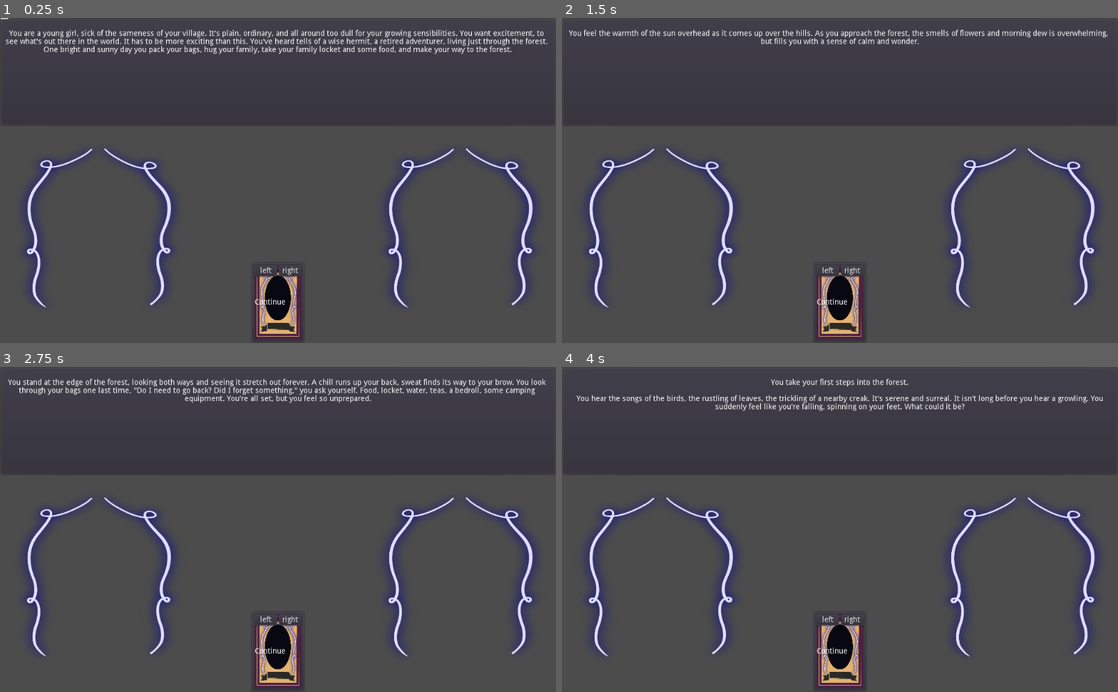
Above: before the commit, frames 1-4 (two rows, left to right).
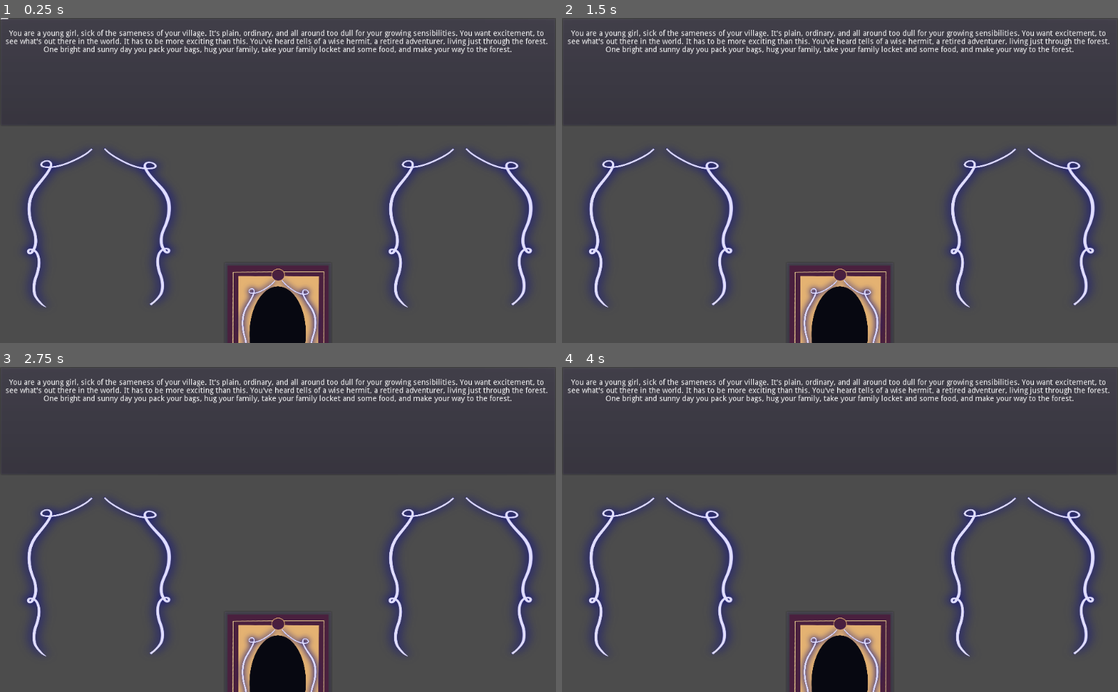
Above: after the commit, the same moments.

Repository: AngelOnFira/ggj-2022
Game: Godot game, scene res://Main.tscn
Two runs of this game, one before a commit and one after it. Both use one fixed random seed, a clock stepped at 60 frames per second and the inputs below.
Inputs (mouse positions are in pixels of both pictures, inside the frame that each line leads up to):
- Up to frame 1 (0.25 s): no input
- Up to frame 2 (1.5 s): click (828, 271) at 0.5 s, where only the run before the commit has a clickable "left"; click (851, 271) at 1.25 s, where only the run before the commit has a clickable "right"
- Up to frame 3 (2.75 s): click (266, 620) at 2 s, where only the run before the commit has a clickable "left"
- Up to frame 4 (4 s): click (851, 620) at 2.75 s, where only the run before the commit has a clickable "right"; click (828, 620) at 3.5 s, where only the run before the commit has a clickable "left"

The runs differ from the first frame. In frame 1, 3.9% of the frame differs, in the area x 40-60%, y 76-100%; in frame 2, 6.5%; in frame 3, 6.8%; in frame 4, 7.0%, in the area x 1-99%, y 3-100%.

Commit message:
Fixed card text

Diff:
--- a/Card.tscn
+++ b/Card.tscn
@@ -16,7 +16,7 @@
 anchor_bottom = 1.0
 margin_right = -924.0
 margin_bottom = -450.0
-rect_min_size = Vector2( 100, 150 )
+rect_min_size = Vector2( 200, 300 )
 script = ExtResource( 2 )
 __meta__ = {
 "_edit_use_anchors_": false
@@ -25,13 +25,13 @@
 [node name="Background" type="Control" parent="."]
 margin_left = 7.0
 margin_top = 7.0
-margin_right = 93.0
-margin_bottom = 143.0
+margin_right = 193.0
+margin_bottom = 293.0
 mouse_filter = 2
 
 [node name="PurpleBackground" type="TextureRect" parent="Background"]
-margin_right = 86.0
-margin_bottom = 136.0
+anchor_right = 1.0
+anchor_bottom = 1.0
 texture = ExtResource( 4 )
 expand = true
 stretch_mode = 1
@@ -40,8 +40,8 @@
 }
 
 [node name="YellowBackground" type="TextureRect" parent="Background"]
-margin_right = 86.0
-margin_bottom = 136.0
+anchor_right = 1.0
+anchor_bottom = 1.0
 texture = ExtResource( 6 )
 expand = true
 stretch_mode = 1
@@ -50,8 +50,8 @@
 }
 
 [node name="SwirlDecoration" type="TextureRect" parent="Background"]
-margin_right = 86.0
-margin_bottom = 136.0
+anchor_right = 1.0
+anchor_bottom = 1.0
 texture = ExtResource( 9 )
 expand = true
 stretch_mode = 1
@@ -60,8 +60,8 @@
 }
 
 [node name="FrameDecoration" type="TextureRect" parent="Background"]
-margin_right = 86.0
-margin_bottom = 136.0
+anchor_right = 1.0
+anchor_bottom = 1.0
 texture = ExtResource( 7 )
 expand = true
 stretch_mode = 1
@@ -72,13 +72,13 @@
 [node name="Frame" type="Control" parent="."]
 margin_left = 7.0
 margin_top = 7.0
-margin_right = 93.0
-margin_bottom = 143.0
+margin_right = 193.0
+margin_bottom = 293.0
 mouse_filter = 2
 
 [node name="CircularFrame" type="TextureRect" parent="Frame"]
-margin_right = 86.0
-margin_bottom = 136.0
+anchor_right = 1.0
+anchor_bottom = 1.0
 texture = ExtResource( 1 )
 expand = true
 stretch_mode = 1
@@ -87,8 +87,8 @@
 }
 
 [node name="Banner" type="TextureRect" parent="Frame"]
-margin_right = 86.0
-margin_bottom = 136.0
+anchor_right = 1.0
+anchor_bottom = 1.0
 texture = ExtResource( 8 )
 expand = true
 stretch_mode = 1
@@ -99,21 +99,21 @@
 [node name="Card" type="Control" parent="."]
 margin_left = 7.0
 margin_top = 7.0
-margin_right = 93.0
-margin_bottom = 143.0
+margin_right = 193.0
+margin_bottom = 293.0
 mouse_filter = 2
 
 [node name="Cub" type="Control" parent="Card"]
 visible = false
-margin_right = 40.0
-margin_bottom = 40.0
+anchor_right = 1.0
+anchor_bottom = 1.0
 __meta__ = {
 "_edit_use_anchors_": false
 }
 
 [node name="Mountain" type="TextureRect" parent="Card/Cub"]
-margin_right = 86.0
-margin_bottom = 136.0
+anchor_right = 1.0
+anchor_bottom = 1.0
 texture = ExtResource( 10 )
 expand = true
 stretch_mode = 1
@@ -122,8 +122,8 @@
 }
 
 [node name="Stars" type="TextureRect" parent="Card/Cub"]
-margin_right = 86.0
-margin_bottom = 136.0
+anchor_right = 1.0
+anchor_bottom = 1.0
 texture = ExtResource( 5 )
 expand = true
 stretch_mode = 1
@@ -132,8 +132,8 @@
 }
 
 [node name="Cub" type="TextureRect" parent="Card/Cub"]
-margin_right = 86.0
-margin_bottom = 136.0
+anchor_right = 1.0
+anchor_bottom = 1.0
 texture = ExtResource( 3 )
 expand = true
 stretch_mode = 1
@@ -149,33 +149,49 @@
 }
 
 [node name="HBoxContainer" type="HBoxContainer" parent="."]
+visible = false
 margin_left = 7.0
 margin_top = 7.0
-margin_right = 93.0
+margin_right = 193.0
 margin_bottom = 27.0
 size_flags_vertical = 0
 
 [node name="Good" type="Button" parent="HBoxContainer"]
-margin_right = 41.0
+margin_right = 91.0
 margin_bottom = 20.0
 size_flags_horizontal = 3
 size_flags_vertical = 3
 text = "left"
 
 [node name="Evil" type="Button" parent="HBoxContainer"]
-margin_left = 45.0
-margin_right = 86.0
+margin_left = 95.0
+margin_right = 186.0
 margin_bottom = 20.0
 size_flags_horizontal = 3
 size_flags_vertical = 3
 text = "right"
 
-[node name="BannerText" type="Label" parent="."]
+[node name="TextContainer" type="Control" parent="."]
 margin_left = 7.0
-margin_top = 68.0
-margin_right = 93.0
-margin_bottom = 82.0
+margin_top = 7.0
+margin_right = 193.0
+margin_bottom = 293.0
+mouse_filter = 2
+
+[node name="VBoxContainer" type="VBoxContainer" parent="TextContainer"]
+anchor_top = 1.0
+anchor_right = 1.0
+anchor_bottom = 1.0
+margin_top = -58.0
+__meta__ = {
+"_edit_use_anchors_": false
+}
+
+[node name="BannerText" type="Label" parent="TextContainer/VBoxContainer"]
+margin_right = 186.0
+margin_bottom = 14.0
 text = "tasda"
+align = 1
 
 [connection signal="gui_input" from="." to="." method="_on_Card_gui_input"]
 [connection signal="pressed" from="HBoxContainer/Good" to="." method="good_action"]
--- a/card.gd
+++ b/card.gd
@@ -33,4 +33,4 @@
 	# Show the requested child
 	$Card.get_node(type).show()
 
-	$BannerText.text = type
+	$TextContainer/VBoxContainer/BannerText.text = type
